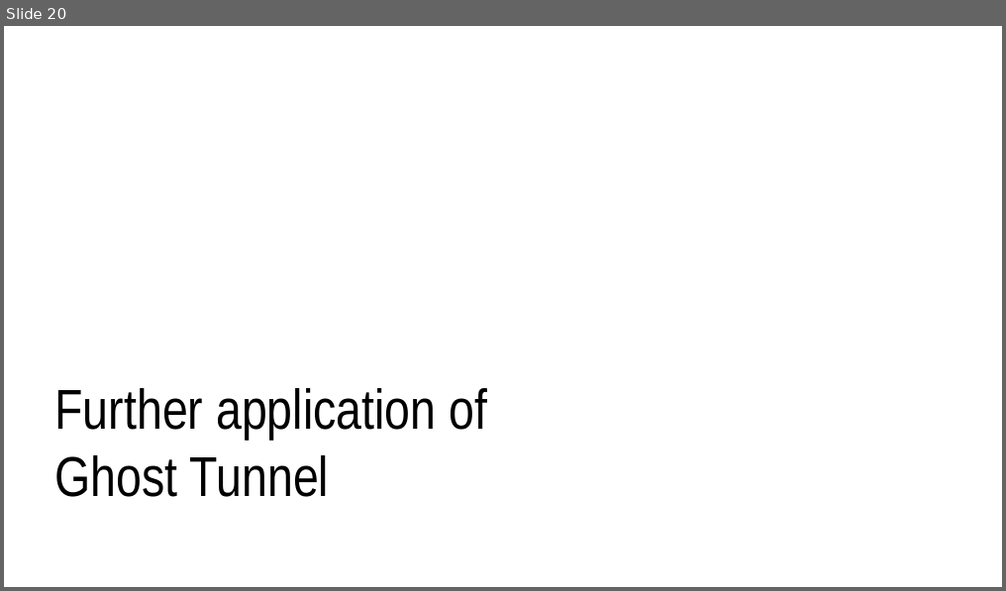
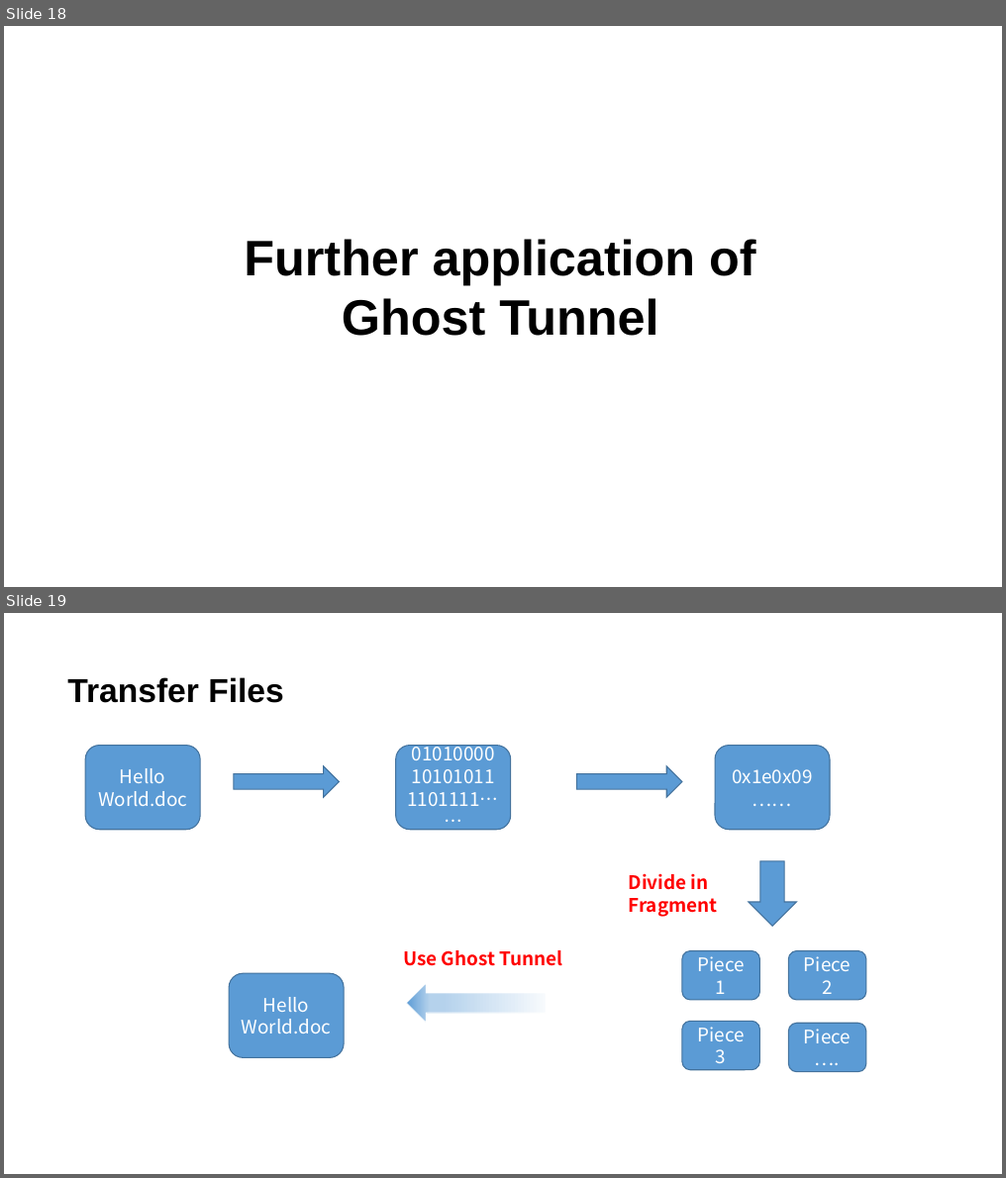
Before and after one commit to JcQSteven/GhostTunnel, a slide deck: Ghost Tunnel.pptx. Shown one above the other, each under a label of ours: slide 20 before the commit, slides 18 and 19 after it. The pictures are 1006x591 and 1006x1178 pixels, drawn with LibreOffice and Linux fonts; fonts in the diff are those of the drawing. Boxes give left, top, right and bottom in pixels: in the first picture for what was removed or moved away, otherwise in the second. Text is boxed around its words. In the diff, an @@ line names an element or a change of style, - is before the commit and + after.

```diff
--- a/Ghost Tunnel.pptx
+++ b/Ghost Tunnel.pptx
@@ slide 19 added at (4,613,1002,1174), background #FFFFFF @@
@@ text added at (67,677,284,703), 32 pt, text #000000, bold @@
+Transfer Files
@@ rounded rectangle added at (85,746,200,830), fill #5B9BD5, outline #43739E 1 pt, 18 pt, text #FFFFFF @@
+Hello World.doc
@@ rounded rectangle added at (395,746,510,830), fill #5B9BD5, outline #43739E 1 pt, 18 pt, text #FFFFFF @@
+01010000101010111101111……
@@ rounded rectangle added at (715,746,830,830), fill #5B9BD5, outline #43739E 1 pt, 18 pt, text #FFFFFF @@
+0x1e0x09……
@@ right arrow added at (234,766,340,797), fill #5B9BD5, outline #43739E 1 pt @@
@@ right arrow added at (576,766,682,797), fill #5B9BD5, outline #43739E 1 pt @@
@@ text added at (629,873,718,917), 18 pt, text #FF0000, bold @@
+Divide in Fragment
@@ down arrow added at (748,861,796,926), fill #5B9BD5, outline #43739E 1 pt @@
@@ text added at (403,951,562,966), 18 pt, text #FF0000, bold @@
+Use Ghost Tunnel
@@ rounded rectangle added at (682,952,760,1000), fill #5B9BD5, outline #43739E 1 pt, 18 pt, text #FFFFFF @@
+Piece 1
@@ rounded rectangle added at (788,952,866,1000), fill #5B9BD5, outline #43739E 1 pt, 18 pt, text #FFFFFF @@
+Piece 2
@@ rounded rectangle added at (229,973,344,1059), fill #5B9BD5, outline #43739E 1 pt, 18 pt, text #FFFFFF @@
+Hello World.doc
@@ down arrow added at (406,983,547,1024), fill gradient #F7FAFD to #B5D2EC to #5B9BD5, outline #FFFFFF 1 pt @@
@@ rounded rectangle added at (682,1021,760,1069), fill #5B9BD5, outline #43739E 1 pt, 18 pt, text #FFFFFF @@
+Piece 3
@@ rounded rectangle added at (788,1023,866,1072), fill #5B9BD5, outline #43739E 1 pt, 18 pt, text #FFFFFF @@
+Piece ….
@@ what was slide 20 is now slide 18 @@
@@ slide 18 changed as well @@
@@ text "Further application of Ghost Tunnel": place and size @@
-text "Further application of Ghost Tunnel" at (55,388,487,497)
+text "Further application of Ghost Tunnel" at (244,239,756,336)
@@ text "Further application of Ghost Tunnel" at (244,239,756,336): size 54 to 48 pt, font Arial Narrow to Arial, bold on; alignment left to centre @@
```
Also in this commit, not shown: 17 other slides changed, 2 other slides added, 4 slides removed.
